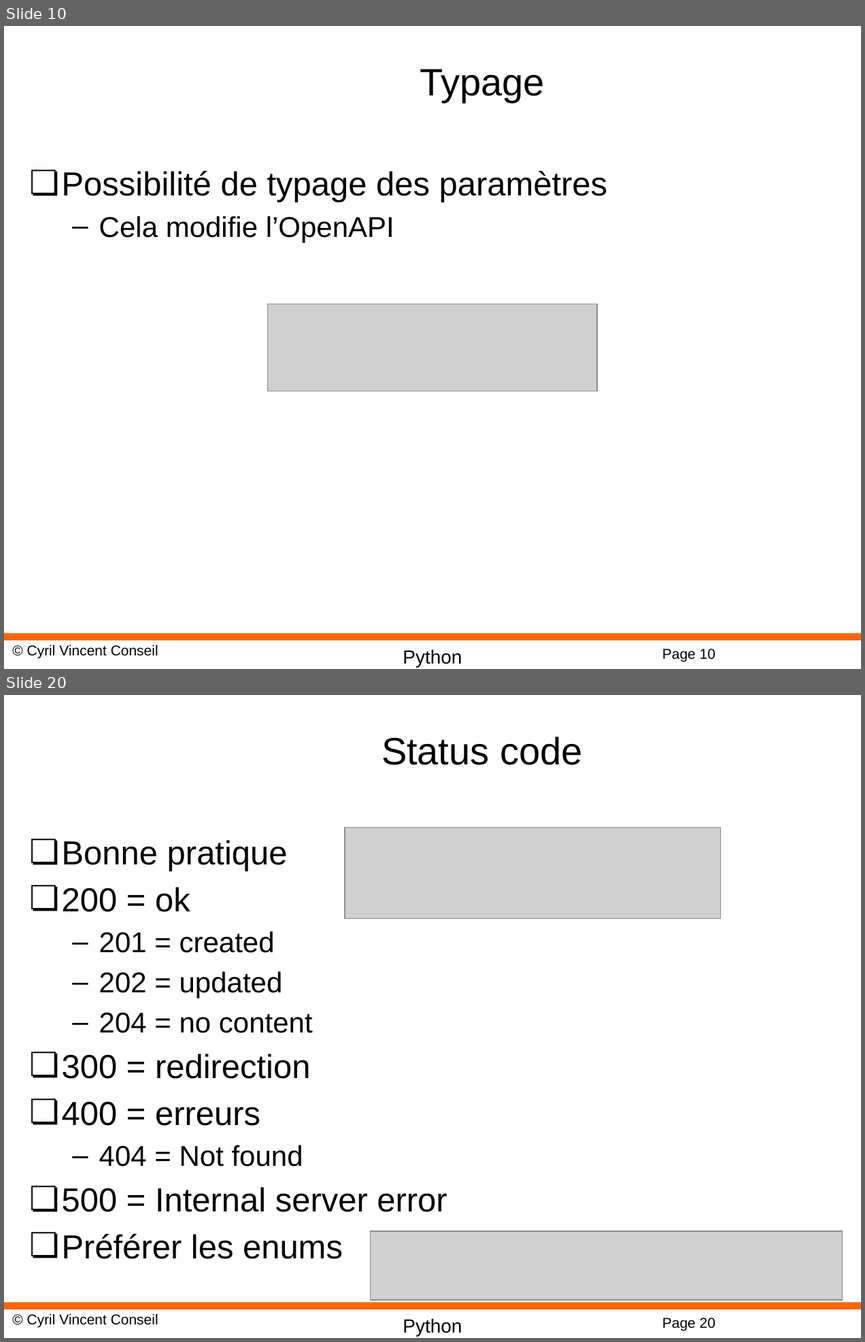
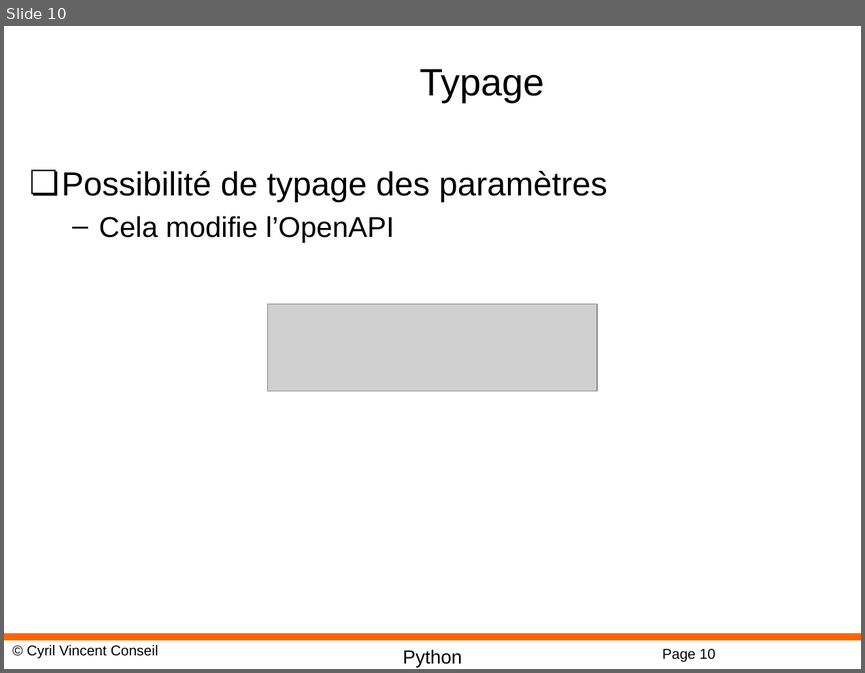
Before and after one commit to cyrilvincent/mlops, a slide deck: ppt/MLOps08-FastAPI.pptx. Shown one above the other, each under a label of ours: slides 10 and 20 before the commit, slide 10 after it; the slides between them are not shown. The pictures are 865x1342 and 865x673 pixels, drawn with LibreOffice and Linux fonts; fonts in the diff are those of the drawing; grey boxes stand for pictures; background and template pictures are left out. Boxes give left, top, right and bottom in pixels: in the first picture for what was removed or moved away, otherwise in the second. Text is boxed around its words. In the diff, an @@ line names an element or a change of style, - is before the commit and + after.

```diff
--- a/ppt/MLOps08-FastAPI.pptx
+++ b/ppt/MLOps08-FastAPI.pptx
@@ slide 20 removed at [4, 695, 861, 1338], background #FFFFFF; not listed: 4 template elements that a slide beside it also shows @@
@@ title removed at [381, 736, 582, 765] @@
-Status code
@@ picture removed at [345, 828, 721, 919] @@
@@ text removed at [62, 840, 447, 1259] @@
-❏ Bonne pratique
-❏ 200 = ok
-  – 201 = created
-  – 202 = updated
-  – 204 = no content
-❏ 300 = redirection
-❏ 400 = erreurs
-  – 404 = Not found
-❏ 500 = Internal server error
-❏ Préférer les enums
@@ picture removed at [370, 1232, 842, 1300] @@
```
Also in this commit, not shown: 11 other slides removed, 4 other files.
